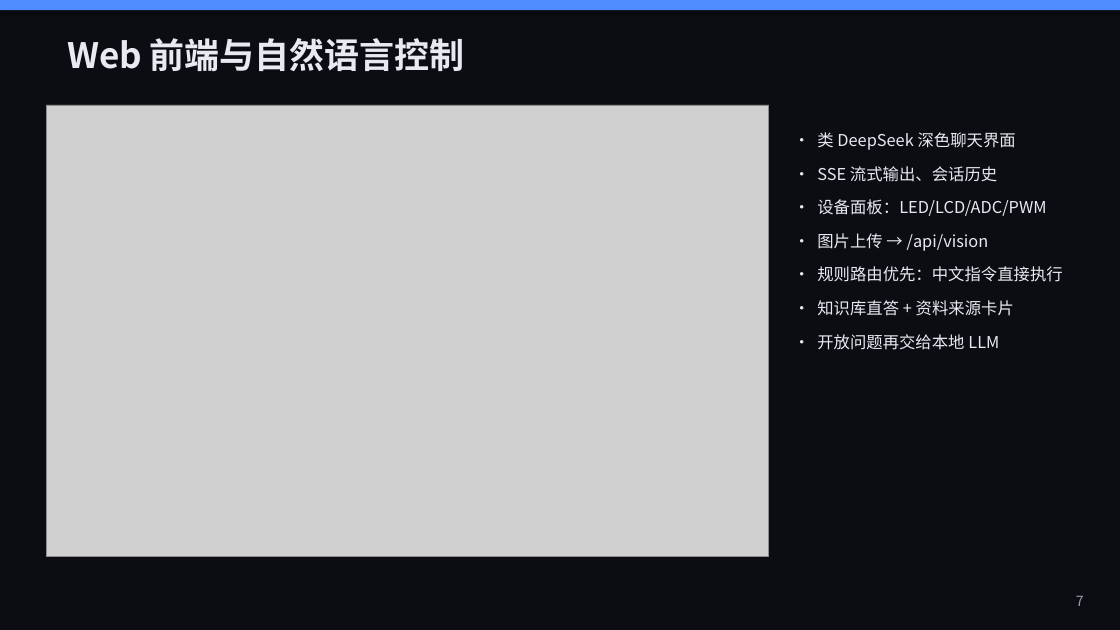
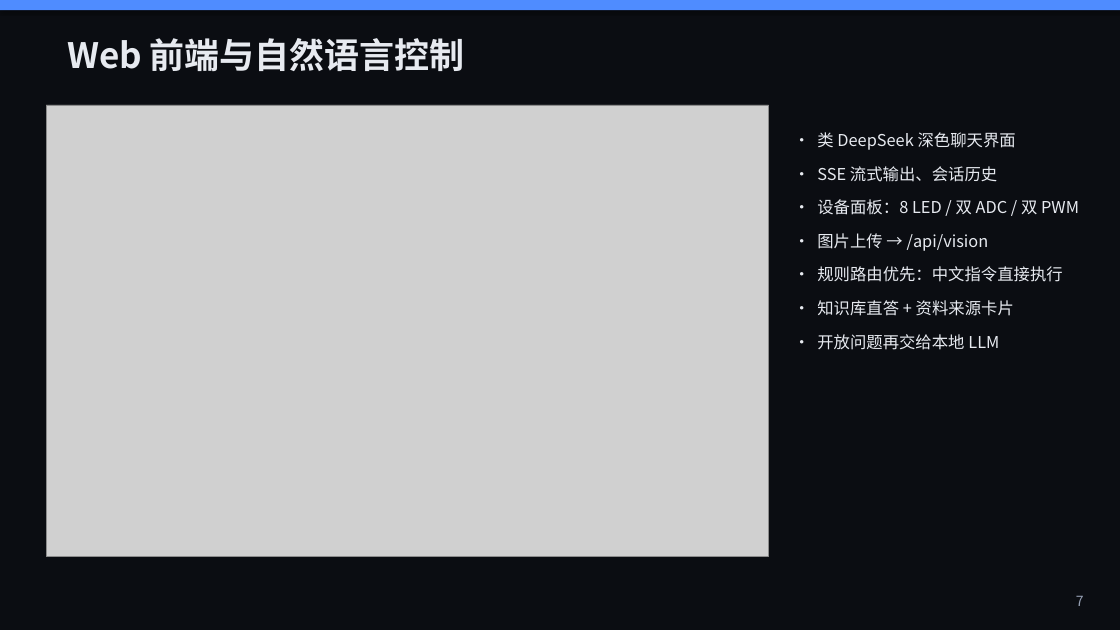
Before and after one commit to Apple-1814/Design-and-Implementation-of-an-Edge-Side-Multimodal-AI-Interaction-Terminal-Based-on-Raspberry-Pi-4, a slide deck: slide 7 of paper/答辩PPT.pptx. Drawn at 1120x630 pixels with LibreOffice and Linux fonts; fonts in the diff are those of the drawing; grey boxes stand for pictures. Boxes give left, top, right and bottom in pixels: in the first picture for what was removed or moved away, otherwise in the second. Text is boxed around its words. In the diff, an @@ line names an element or a change of style, - is before the commit and + after.

```diff
--- a/paper/答辩PPT.pptx
+++ b/paper/答辩PPT.pptx
@@ text at (817, 199, 1079, 215): text changed @@
-• 设备面板：LED/LCD/ADC/PWM
+• 设备面板：8 LED / 双 ADC / 双 PWM
```
Also in this commit, not shown: 4 other slides changed, 24 other files.
